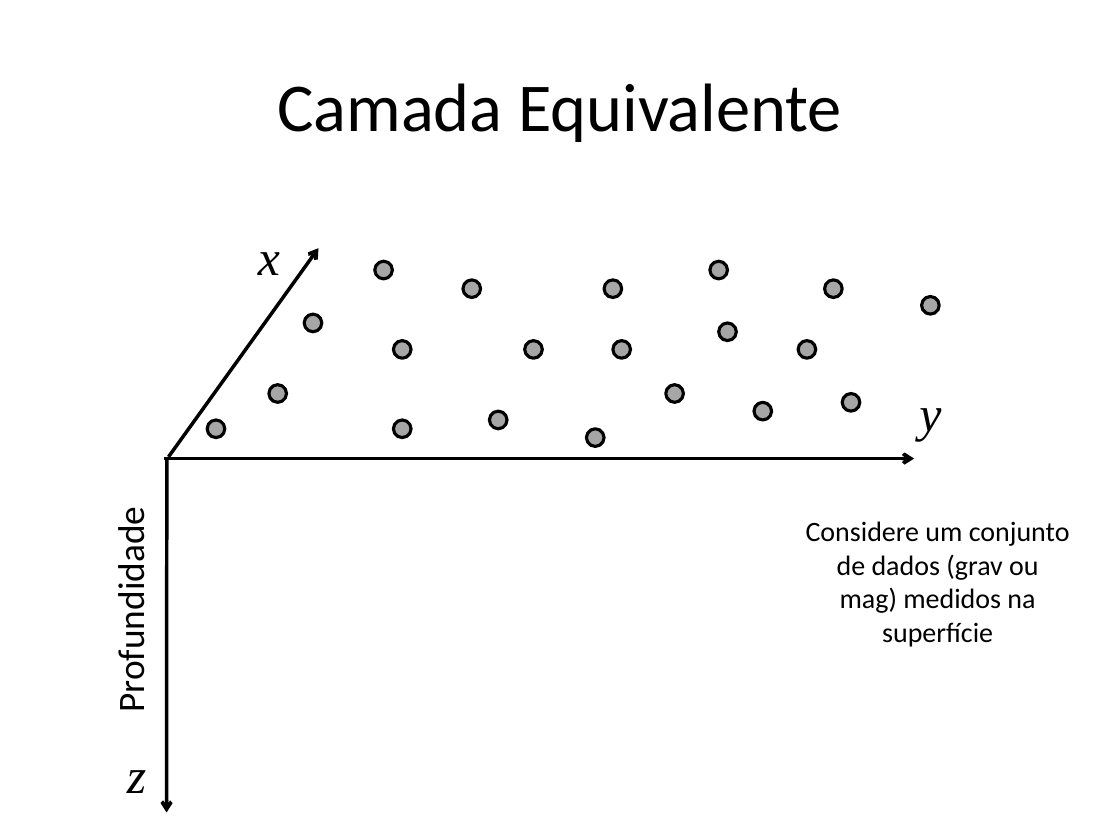
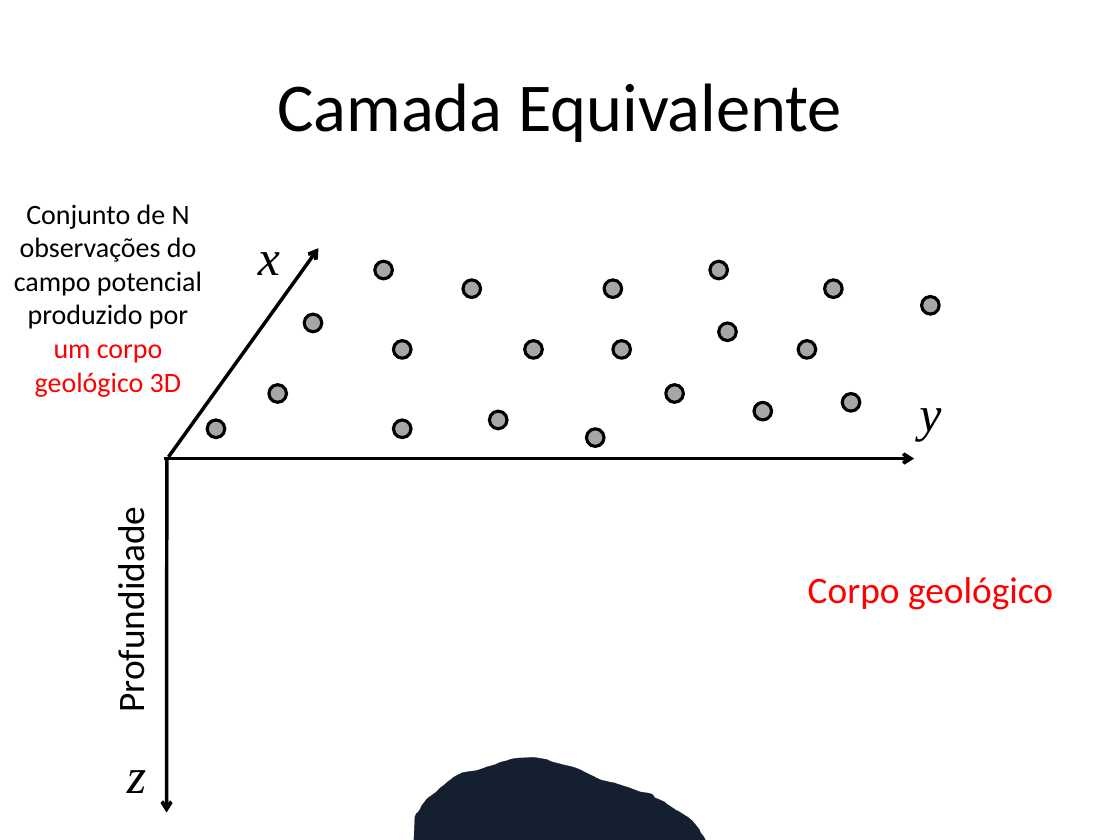
Before and after one commit to pinga-lab/CE-VII-SimBGf-2016, a slide deck: slide 10 of slides/ce-introducao.pptx (slide 18 before the commit). Drawn at 1120x840 pixels with LibreOffice and Linux fonts; fonts in the diff are those of the drawing. Boxes give left, top, right and bottom in pixels: in the first picture for what was removed or moved away, otherwise in the second. Text is boxed around its words. In the diff, an @@ line names an element or a change of style, - is before the commit and + after.

Commit message:
primeiras ideias sobre camada equivalente

```diff
--- a/slides/ce-introducao.pptx
+++ b/slides/ce-introducao.pptx
@@ text added at box(14, 204, 202, 397), 18 pt, text #000000 @@
+Conjunto de N observações do campo potencial produzido por um corpo geológico 3D
@@ text removed at box(806, 521, 1070, 647) @@
-Considere um conjunto de dados (grav ou mag) medidos na superfície
@@ text added at box(808, 577, 1053, 610), 24 pt, text #FF0000 @@
+Corpo geológico
@@ freeform shape added at box(413, 719, 706, 840), fill #4F81BD @@
```
Also in this commit, not shown: 7 other slides changed, 10 slides added, 3 slides removed, 4 other files.
